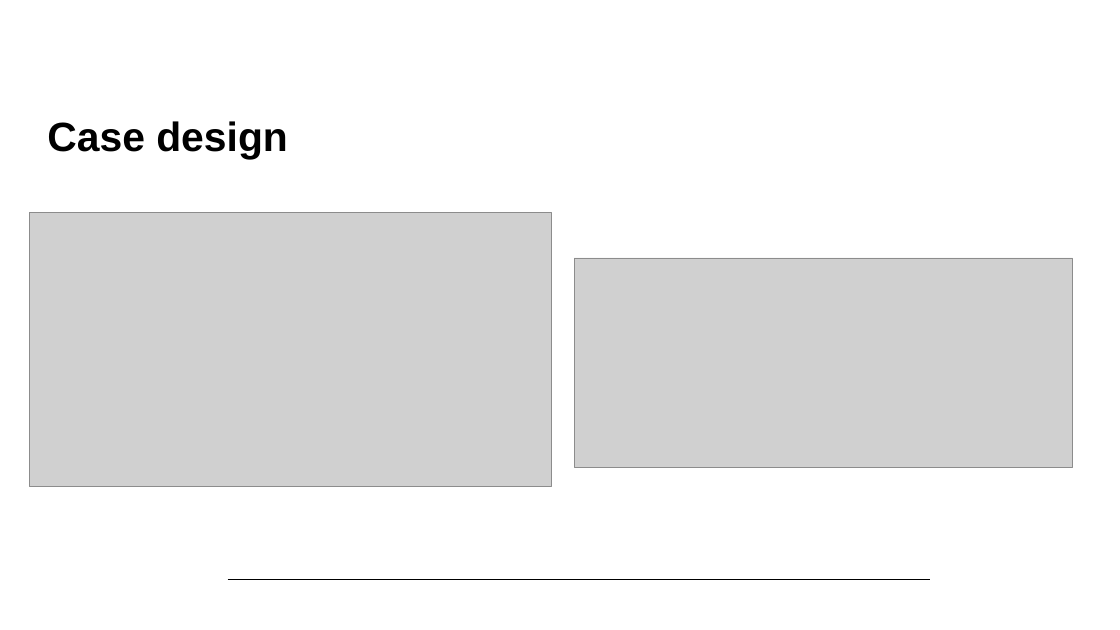
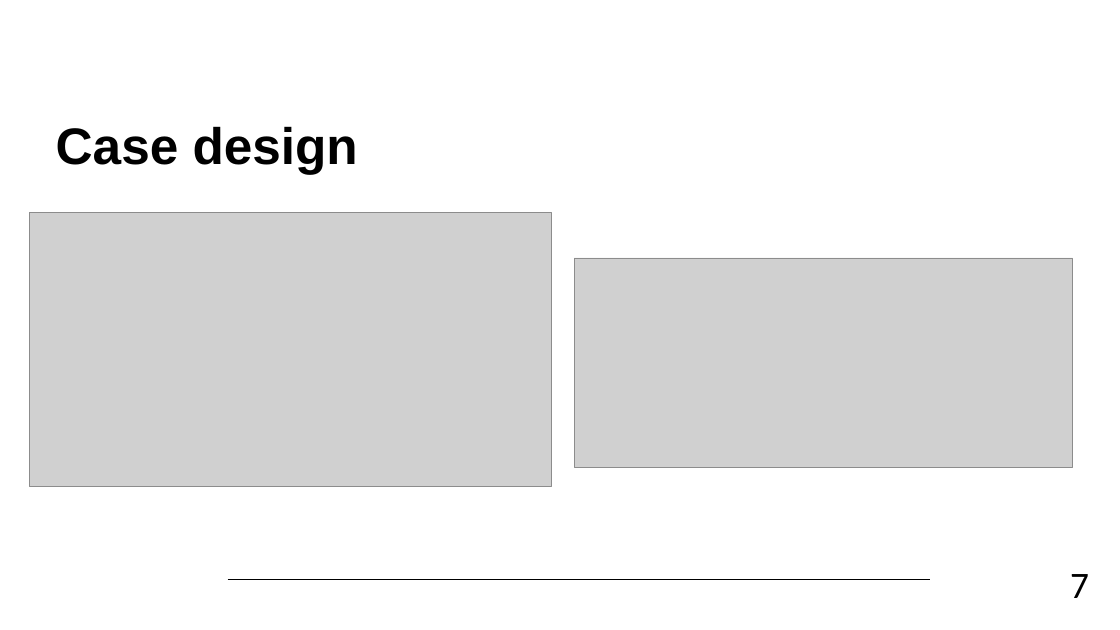
Before and after one commit to JelleClaes2/Soldering_Station, a slide deck: slide 7 of Presentation_Jelle_Claes.pptx. Drawn at 1120x630 pixels with LibreOffice and Linux fonts; fonts in the diff are those of the drawing; grey boxes stand for pictures; background and template pictures are left out. Boxes give left, top, right and bottom in pixels: in the first picture for what was removed or moved away, otherwise in the second. Text is boxed around its words. In the diff, an @@ line names an element or a change of style, - is before the commit and + after.

```diff
--- a/Presentation_Jelle_Claes.pptx
+++ b/Presentation_Jelle_Claes.pptx
@@ title "Case design" at box(56, 126, 358, 175): size 35 to 44 pt @@
@@ text added at box(1070, 574, 1089, 598), 32 pt, text #000000 @@
+7
```
Also in this commit, not shown: 6 other slides changed, 1 slide added, 1 slide removed, 2 other files.
